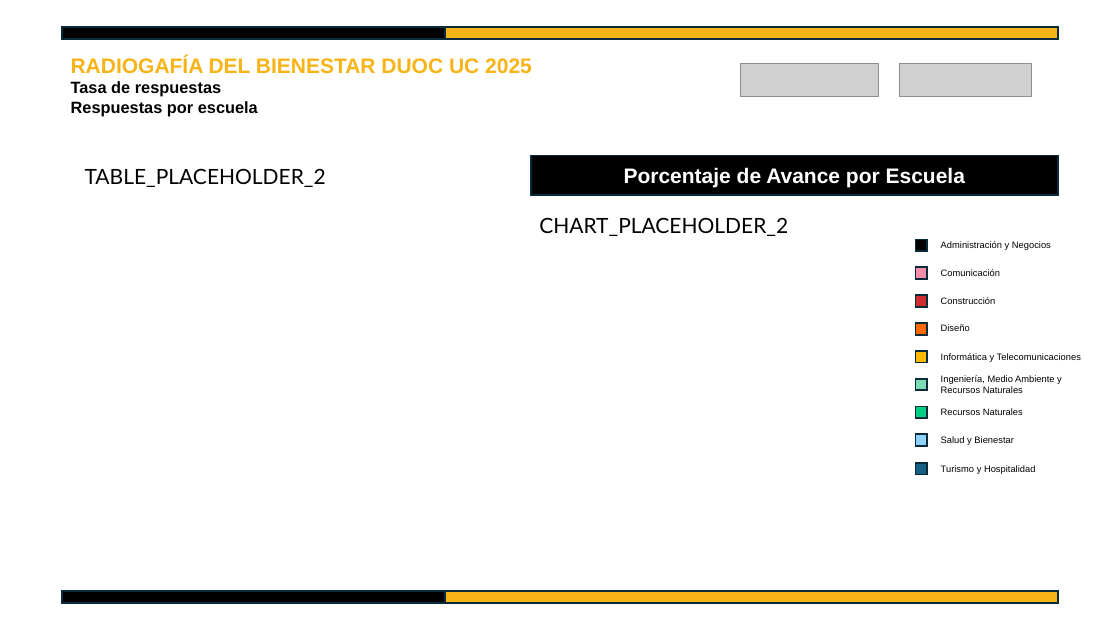
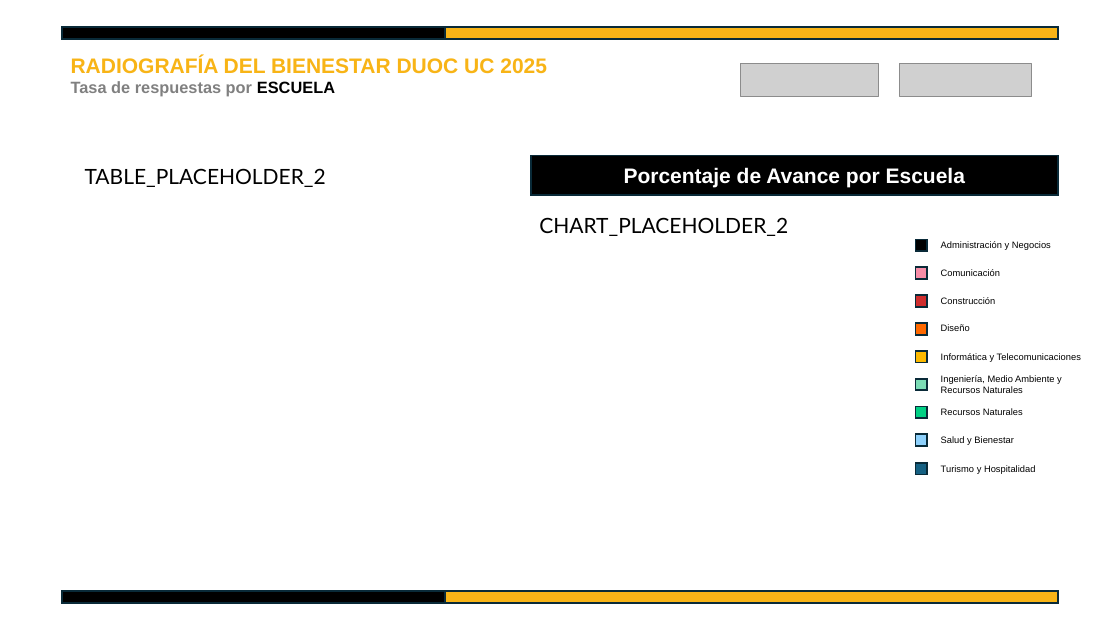
Before and after one commit to SebaValenzuela/Radiografia-del-Bienestar-DUOC-UC-2025, a slide deck: slide 2 of templates/radiografia_bienestar_duoc_2025.pptx. Drawn at 1120x630 pixels with LibreOffice and Linux fonts; fonts in the diff are those of the drawing; grey boxes stand for pictures. Boxes give left, top, right and bottom in pixels: in the first picture for what was removed or moved away, otherwise in the second. Text is boxed around its words. In the diff, an @@ line names an element or a change of style, - is before the commit and + after.

```diff
--- a/templates/radiografia_bienestar_duoc_2025.pptx
+++ b/templates/radiografia_bienestar_duoc_2025.pptx
@@ text at box(71, 56, 547, 97): text changed; size 14 to 18 pt; text colour #000000 to #F8B416 @@
-RADIOGAFÍA DEL BIENESTAR DUOC UC 2025
-Tasa de respuestas
-Respuestas por escuela
+RADIOGRAFÍA DEL BIENESTAR DUOC UC 2025
+Tasa de respuestas por ESCUELA
```
Also in this commit, not shown: 1 other slide changed, 3 other files.
